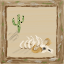
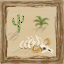
Layered file, before and after one edit (64 x 64). Changes by layer:
added layer "Bush" above "Well" over left=31, top=15, right=50, bottom=34
painted on "Border" over left=0, top=0, right=64, bottom=64
painted on "Base" over left=0, top=2, right=64, bottom=64
